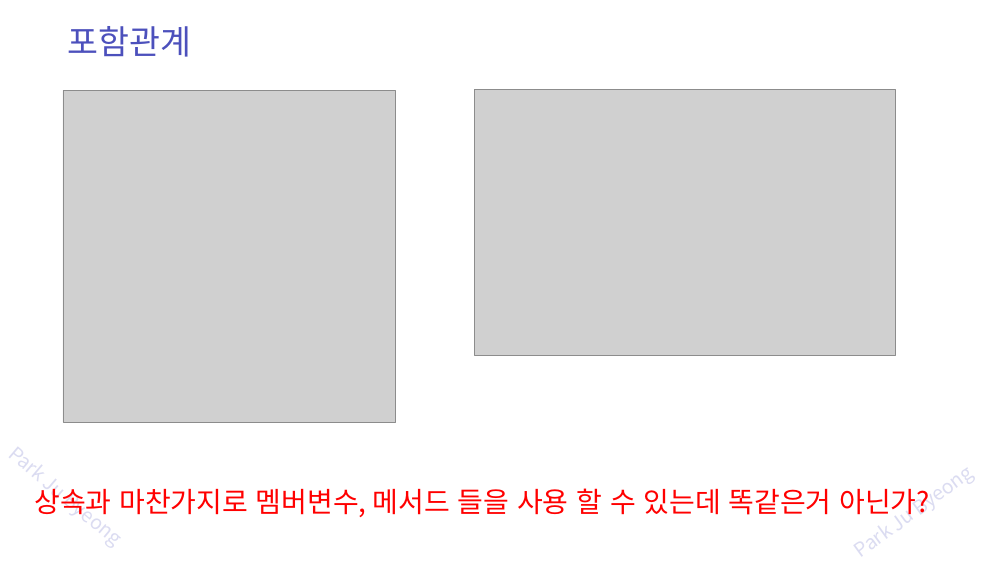
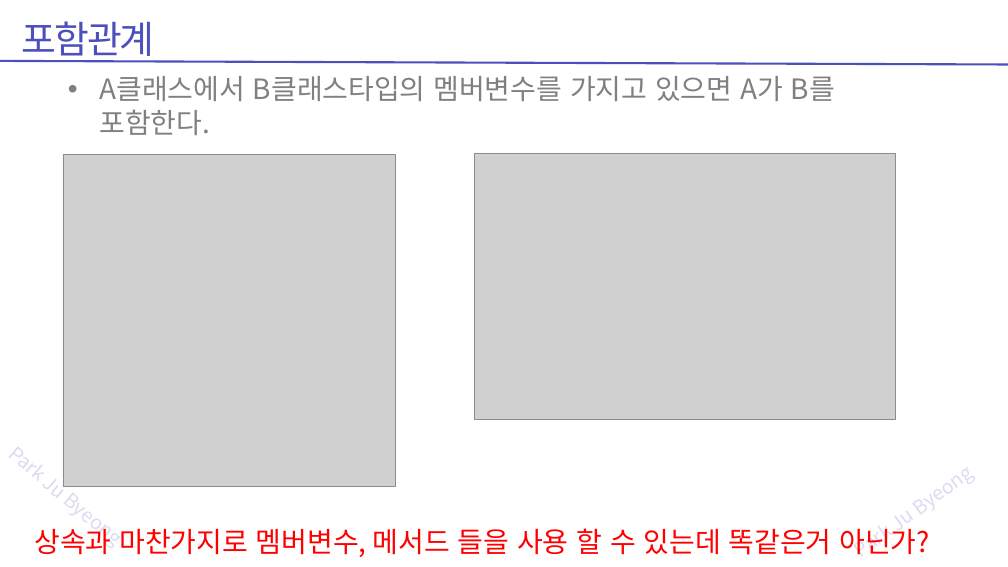
Before and after one commit to zest132/JavaLecture, a slide deck: slide 21 of JavaLecture/LectureFile/java 9강 상속과super.pptx. Drawn at 1008x567 pixels with LibreOffice and Linux fonts; fonts in the diff are those of the drawing; grey boxes stand for pictures. Boxes give left, top, right and bottom in pixels: in the first picture for what was removed or moved away, otherwise in the second. Text is boxed around its words. In the diff, an @@ line names an element or a change of style, - is before the commit and + after.

```diff
--- a/JavaLecture/LectureFile/java 9강 상속과super.pptx
+++ b/JavaLecture/LectureFile/java 9강 상속과super.pptx
@@ text "포함관계": place and size @@
-text "포함관계" at (68, 26, 192, 57)
+text "포함관계" at (22, 21, 155, 63)
@@ text "포함관계" at (22, 21, 155, 63): size 48 to 54 pt, letter spacing 0 to -3 pt @@
@@ line added from (1008, 65) to (0, 61), #4C50BC 3 pt @@
@@ text added at (99, 76, 835, 135), 40 pt, text #808080 @@
+• A클래스에서 B클래스타입의 멤버변수를 가지고 있으면 A가 B를 포함한다.
@@ picture: place and size @@
-picture at (63, 90, 395, 422)
+picture at (63, 155, 395, 486)
@@ picture: place and size @@
-picture at (475, 89, 896, 355)
+picture at (475, 153, 896, 419)
@@ text "상속과 마찬가지로 멤버변수, 메서드 들을 ...": place and size @@
-text "상속과 마찬가지로 멤버변수, 메서드 들을 ..." at (34, 488, 930, 517)
+text "상속과 마찬가지로 멤버변수, 메서드 들을 ..." at (34, 528, 930, 557)
```
Also in this commit, not shown: 28 other slides changed, 19 slides added, 15 slides removed, 10 other files.
